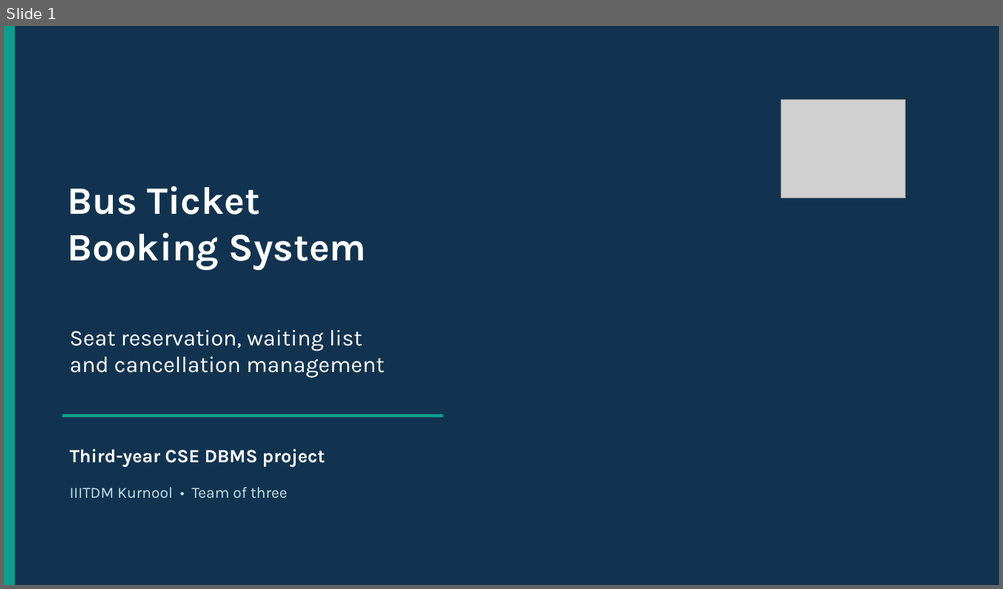
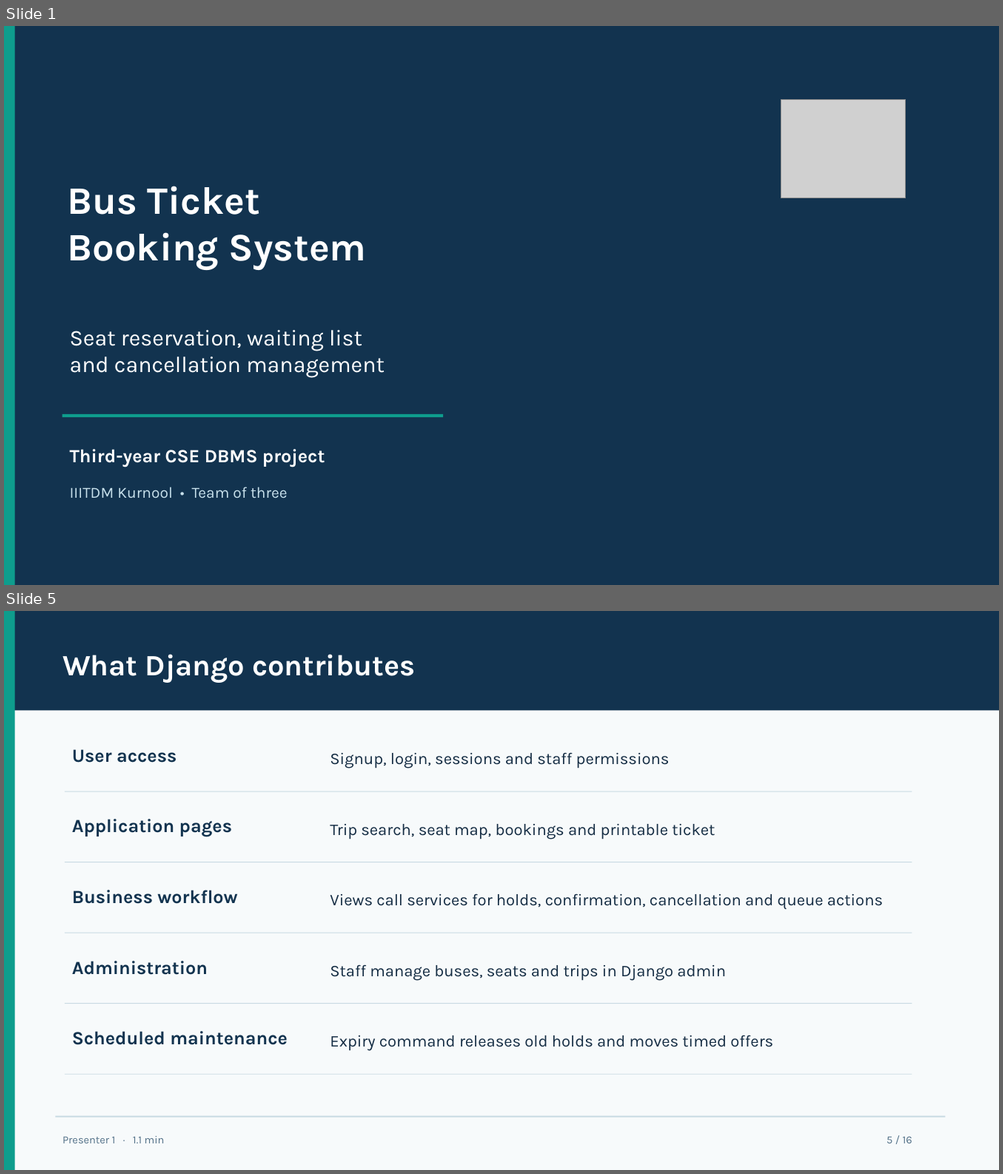
Before and after one commit to karthik-goud227/bus-ticket-booking-system, a slide deck: docs/BusBook_DBMS_Presentation.pptx. Shown one above the other, each under a label of ours: slide 1 before the commit, slides 1 and 5 after it; the slides between them are not shown. The pictures are 1003x589 and 1003x1174 pixels, drawn with LibreOffice and Linux fonts; fonts in the diff are those of the drawing; grey boxes stand for pictures. Boxes give left, top, right and bottom in pixels: in the first picture for what was removed or moved away, otherwise in the second. Text is boxed around its words. In the diff, an @@ line names an element or a change of style, - is before the commit and + after.

Commit message:
Explain Django roles and reservation pipeline

```diff
--- a/docs/BusBook_DBMS_Presentation.pptx
+++ b/docs/BusBook_DBMS_Presentation.pptx
@@ slide 5 added at bbox=[4, 611, 999, 1170], background #F7FAFB @@
@@ rectangle added at bbox=[4, 611, 999, 710], fill #12334F @@
@@ rectangle added at bbox=[4, 611, 15, 1170], fill #0E9D8D @@
@@ text added at bbox=[62, 654, 415, 683], 28.5 pt, text #FFFFFF, bold @@
+What Django contributes
@@ text added at bbox=[72, 749, 176, 763], 18 pt, text #12334F, bold @@
+User access
@@ text added at bbox=[330, 752, 669, 769], 15.8 pt, text #142C43 @@
+Signup, login, sessions and staff permissions
@@ rectangle added at bbox=[65, 792, 911, 792], fill #C8DAE3 @@
@@ text added at bbox=[72, 819, 232, 837], 18 pt, text #12334F, bold @@
+Application pages
@@ text added at bbox=[330, 824, 714, 840], 15.8 pt, text #142C43 @@
+Trip search, seat map, bookings and printable ticket
@@ rectangle added at bbox=[65, 862, 911, 863], fill #C8DAE3 @@
@@ text added at bbox=[72, 890, 237, 904], 18 pt, text #12334F, bold @@
+Business workflow
@@ text added at bbox=[330, 894, 882, 909], 15.8 pt, text #142C43 @@
+Views call services for holds, confirmation, cancellation and queue actions
@@ rectangle added at bbox=[65, 933, 911, 934], fill #C8DAE3 @@
@@ text added at bbox=[72, 961, 208, 975], 18 pt, text #12334F, bold @@
+Administration
@@ text added at bbox=[330, 965, 726, 981], 15.8 pt, text #142C43 @@
+Staff manage buses, seats and trips in Django admin
@@ rectangle added at bbox=[65, 1003, 911, 1004], fill #C8DAE3 @@
@@ text added at bbox=[72, 1031, 287, 1045], 18 pt, text #12334F, bold @@
+Scheduled maintenance
@@ text added at bbox=[330, 1035, 773, 1051], 15.8 pt, text #142C43 @@
+Expiry command releases old holds and moves timed offers
@@ rectangle added at bbox=[65, 1074, 911, 1075], fill #C8DAE3 @@
@@ rectangle added at bbox=[56, 1116, 945, 1118], fill #C8DAE3 @@
@@ text added at bbox=[62, 1136, 165, 1144], 10.5 pt, text #537188 @@
+Presenter 1 · 1.1 min
@@ text added at bbox=[886, 1136, 912, 1144], 10.5 pt, text #537188 @@
+5 / 16
```
Also in this commit, not shown: 12 slides changed, 1 other slide added.
